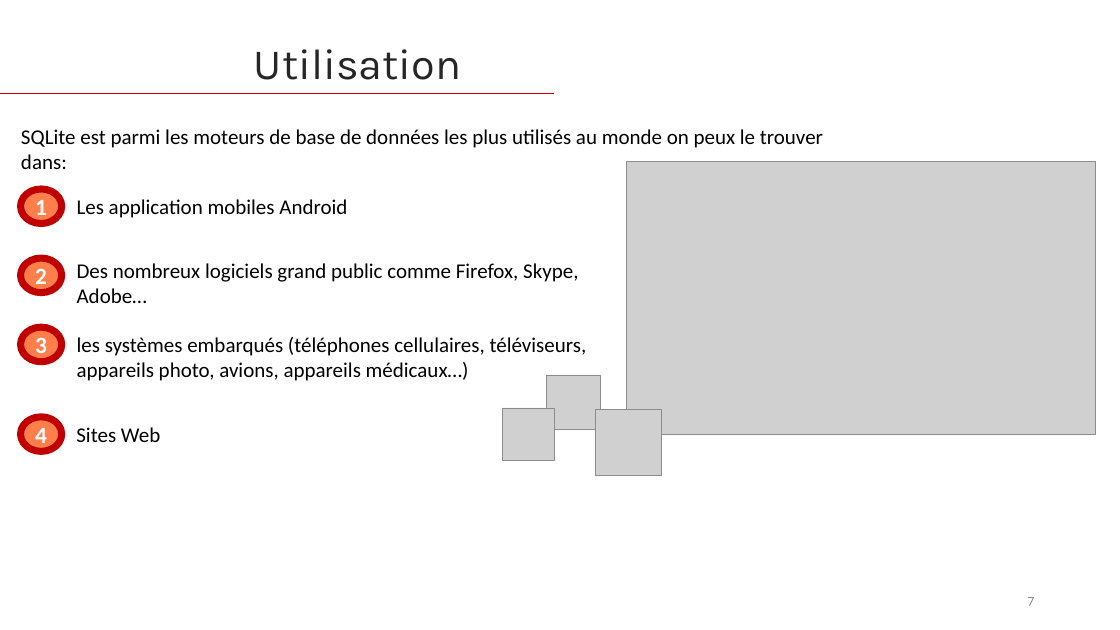
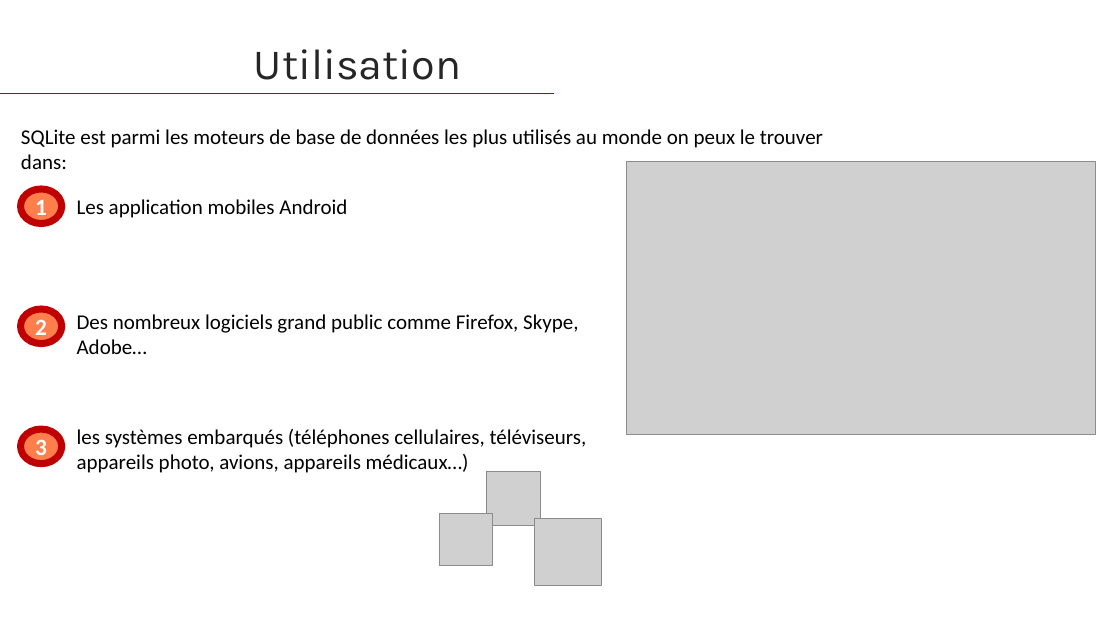
Before and after one commit to HouariZegai/academic-projects, a slide deck: slide 7 of Architecture SGBD/Project/presentation/Presentation-projet-SQLite.pptx. Drawn at 1120x630 pixels with LibreOffice and Linux fonts; fonts in the diff are those of the drawing; grey boxes stand for pictures. Boxes give left, top, right and bottom in pixels: in the first picture for what was removed or moved away, otherwise in the second. Text is boxed around its words. In the diff, an @@ line names an element or a change of style, - is before the commit and + after.

```diff
--- a/Architecture SGBD/Project/presentation/Presentation-projet-SQLite.pptx
+++ b/Architecture SGBD/Project/presentation/Presentation-projet-SQLite.pptx
@@ ellipse "2": place and size @@
-ellipse "2" at [20, 258, 61, 292]
+ellipse "2" at [20, 309, 61, 344]
@@ text "Des nombreux logiciels grand public ...": place and size @@
-text "Des nombreux logiciels grand public ..." at [77, 263, 578, 303]
+text "Des nombreux logiciels grand public ..." at [77, 314, 578, 354]
@@ ellipse removed at [20, 417, 61, 451] @@
-4
@@ text "les systèmes embarqués (téléphones cellulaires, ...": place and size @@
-text "les systèmes embarqués (téléphones cellulaires, ..." at [77, 337, 587, 381]
+text "les systèmes embarqués (téléphones cellulaires, ..." at [77, 429, 587, 473]
@@ ellipse "3": place and size @@
-ellipse "3" at [20, 328, 61, 362]
+ellipse "3" at [20, 429, 61, 464]
@@ text removed at [76, 427, 160, 442] @@
-Sites Web
@@ picture: place and size @@
-picture at [546, 375, 600, 429]
+picture at [486, 472, 540, 526]
@@ picture: place and size @@
-picture at [502, 408, 555, 460]
+picture at [440, 513, 492, 565]
@@ picture: place and size @@
-picture at [595, 409, 661, 476]
+picture at [534, 519, 601, 586]
@@ page number removed at [1027, 597, 1034, 606] @@
-7
```
Also in this commit, not shown: 53 other slides changed, 1 slide added, 1 slide removed, 19 other files.
